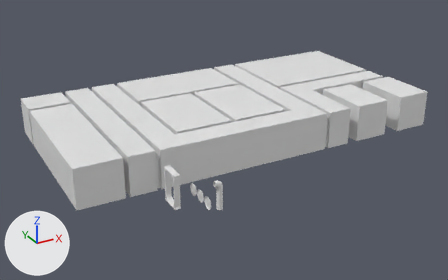
The Blender file Assets/Blender/Ship.blend, before and after one commit.
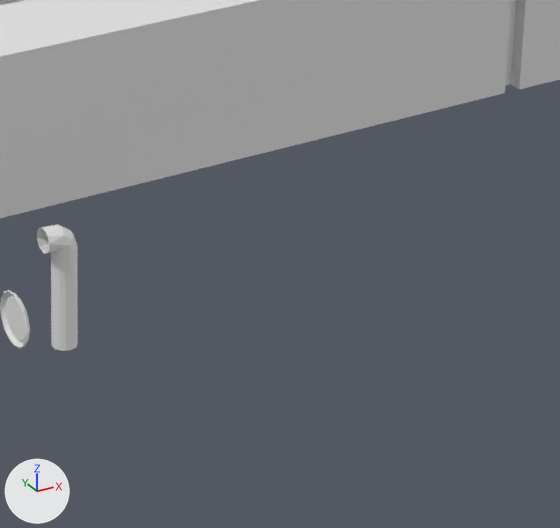
Each version appears first whole from a 50 mm lens placed at (-20.7, -62.4, 27.2), pointed at (9.4, -7.7, -0.2), and next in a close-up on the part from 46% to 75% of the width and 45% to 90% of the height. Every picture has the same lights, and +X, +Y and +Z are marked at lower left.

Objects in the first close-up: 'Circle', 'Hole 3', 'Map'.
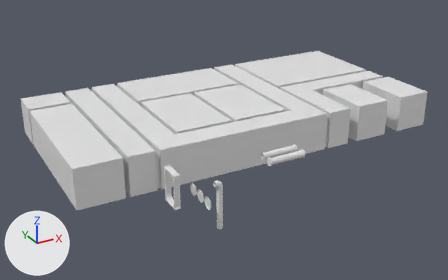
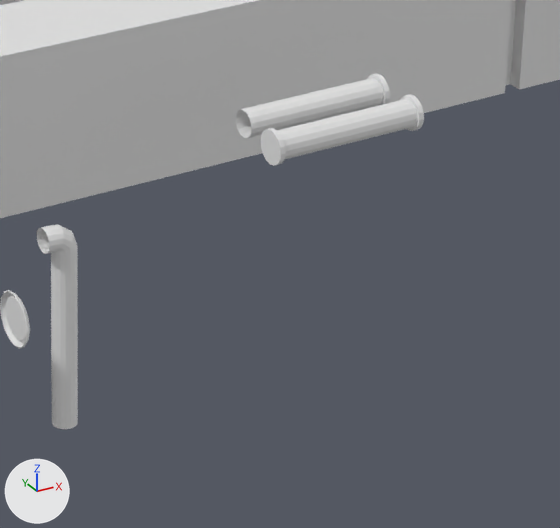
Where the change shows, as pixel boxes (x1, y1, x2, y2) in the close-ups (560 x 528 px):
```json
{"object": "Water Fall", "change": "added", "after": [37, 224, 78, 429]}
{"object": "Pipe Beginning", "change": "added", "after": [261, 94, 424, 166]}
{"object": "Pipe", "change": "added", "after": [236, 73, 390, 138]}
{"object": "Circle", "change": "unchanged, covered by the edit", "before": [37, 224, 78, 351]}
```

The change, as JSON lines over the scene's bpy script:
```json
{"op": "add", "block": "me_circle_006", "code": ["me_circle_006 = bpy.data.meshes.new('Circle.006')", "me_circle_006.from_pydata(...)  # 96 vertices, 82 faces; spans x -0.39..0.39, y -0.39..0.39, z -0.12..3.54"]}
{"op": "add", "block": "me_circle_004", "code": ["me_circle_004 = bpy.data.meshes.new('Circle.004')", "me_circle_004.from_pydata(...)  # 64 vertices, 49 faces; spans x -0.39..0.39, y -0.39..0.39, z 0.0..3.54"]}
{"op": "add", "block": "me_circle_003_1", "code": ["me_circle_003_1 = bpy.data.meshes.new('Circle.003')", "me_circle_003_1.from_pydata(...)  # 252 vertices, 240 faces; spans x -0.29..4.72, y -0.29..0.29, z -0.25..0.56"]}
{"op": "add", "block": "ob_pipe_beginning", "code": ["ob_pipe_beginning = bpy.data.objects.new('Pipe Beginning', me_circle_006)", "ob_pipe_beginning.location = (6.7, -20.95, 3.36)", "ob_pipe_beginning.rotation_euler = (0.0, 1.571, 0.0)  # degrees (0, 90, 0)"]}
{"op": "add", "block": "ob_pipe", "code": ["ob_pipe = bpy.data.objects.new('Pipe', me_circle_004)", "ob_pipe.location = (6.7, -19.68, 3.36)", "ob_pipe.rotation_euler = (0.0, 1.571, 0.0)  # degrees (0, 90, 0)"]}
{"op": "add", "block": "ob_water_fall", "code": ["ob_water_fall = bpy.data.objects.new('Water Fall', me_circle_003_1)", "ob_water_fall.location = (2.9, -18.1, 0.84)", "ob_water_fall.rotation_euler = (0.0, 1.571, 0.0)  # degrees (0, 90, 0)", "_m = ob_water_fall.modifiers.new('Decimate', 'DECIMATE')", "_m.ratio = 0.259"]}
```
